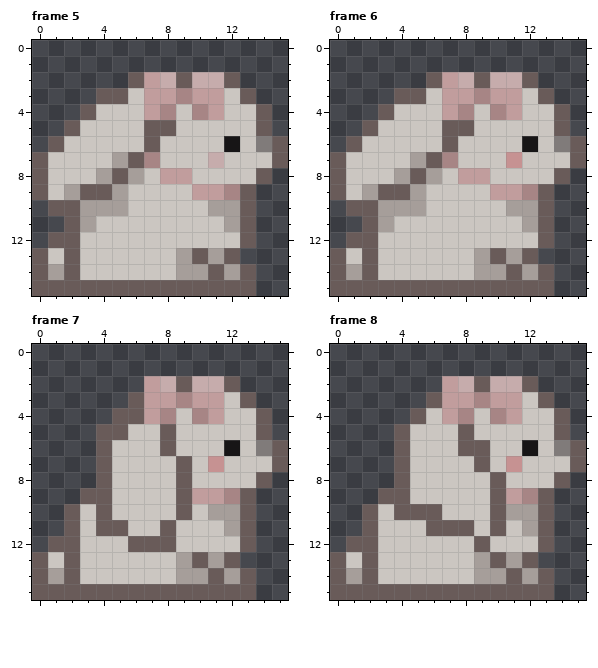
One commit to this pixel-art file: Alzey2025/Assets/Sprites/raw/charakter 1.aseprite. The picture above was drawn from the file before the commit.
16x16 pixels, 10 frames. Colours within 5 levels of each other are drawn and written as one. Shown: frame 5, frame 6, frame 7, frame 8. The commit also changed other frames, which this record leaves out.
After:
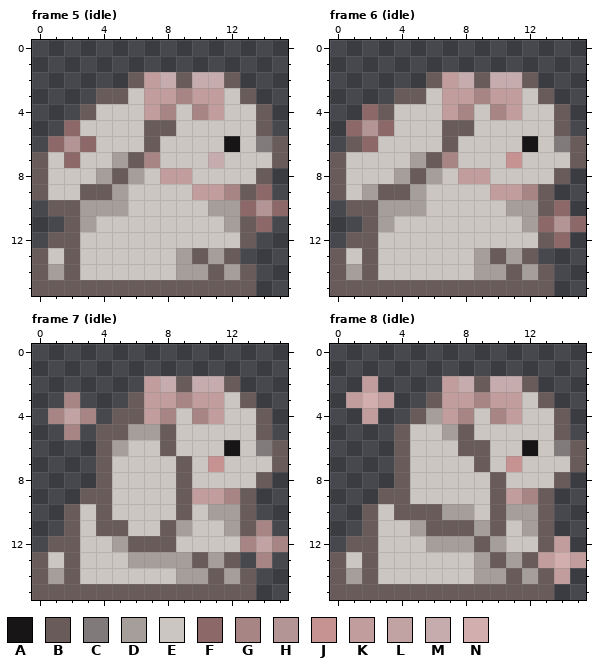
Palette (. is transparent): A #171516  B #695b59  C #807b7a  D #a69e9a  E #cbc6c1  F #8d6868  G #a78585  H #b49595  J #c69292  K #c19d9d  L #c1a3a3  M #c6acac  N #d3aeae
From old to new:
Frame 5 (idle), layer "Layer 1":
y 5: x 2 B -> F
y 6: x 1..3 BEE -> FHF
y 7: x 2 E -> F
y 9: x 2 D -> E; x 14 . -> F
y 10: x 13..15 B.. -> FHF
y 11: x 14 . -> F
Frame 6 (idle), layer "Layer 1":
y 4: x 2 . -> F
y 5: x 1..3 .BE -> FHF
y 6: x 2 E -> F
y 10: x 14 . -> F
y 11: x 13..15 B.. -> FHF
y 12: x 14 . -> F
Frame 7 (idle), layer "Layer 1":
y 3: x 2 . -> G
y 4: x 1..3 ... -> GLG
y 5: x 2 . -> G; x 6..7 EE -> DD
y 6: x 5 E -> D
y 11: x 9 E -> D; x 14 . -> G
y 12: x 5 E -> D; x 13..15 B.. -> GLG
y 13: x 6..8 EEE -> DDD; x 14 . -> G
Frame 8 (idle), layer "Layer 1":
y 2: x 2 . -> K
y 3: x 1..3 ... -> KNK
y 4: x 2 . -> K; x 6 E -> D
y 5: x 7 E -> D
y 10: x 7..8 EE -> DD
y 11: x 5 E -> D; x 9 E -> D
y 12: x 6..8 EEE -> DDD; x 10 E -> D; x 14 . -> K
y 13: x 13..15 ... -> KNK
y 14: x 14 . -> K
Pixel boxes of the changes (left, top, right, bottom) in both pictures:
changed: (48, 120, 96, 200)
changed: (240, 184, 288, 232)
changed: (346, 104, 394, 152)
changed: (538, 200, 586, 248)
changed: (48, 392, 160, 456)
changed: (112, 520, 288, 568)
changed: (346, 376, 458, 440)
changed: (410, 504, 586, 584)
